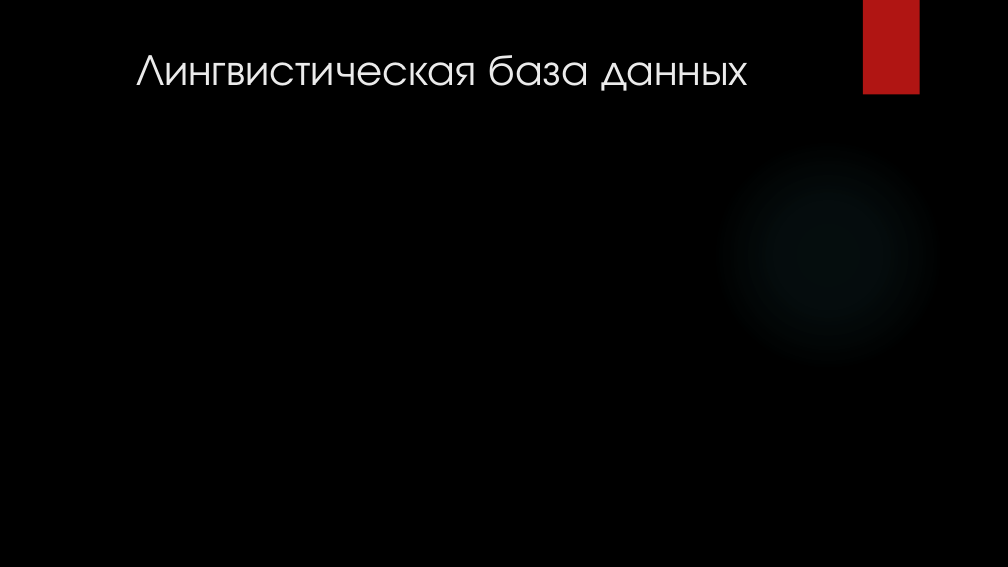
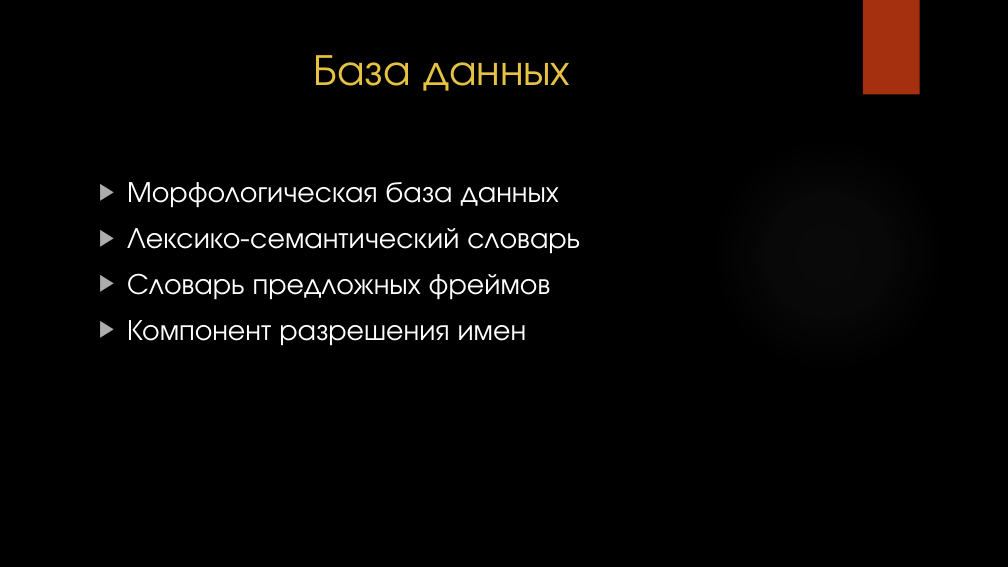
Before and after one commit to docNemo/diplom, a slide deck: slide 9 of Презентация/Принципы проектирования СОЕЯ интерфейсов.pptx. Drawn at 1008x567 pixels with LibreOffice and Linux fonts; fonts in the diff are those of the drawing; background and template pictures are left out. Boxes give left, top, right and bottom in pixels: in the first picture for what was removed or moved away, otherwise in the second. Text is boxed around its words. In the diff, an @@ line names an element or a change of style, - is before the commit and + after.

```diff
--- a/Презентация/Принципы проектирования СОЕЯ интерфейсов.pptx
+++ b/Презентация/Принципы проектирования СОЕЯ интерфейсов.pptx
@@ rectangle at <box>863,0,920,95</box>: fill #B01513 to #A5300F @@
@@ title at <box>314,55,570,91</box>: text changed; text colour #EBEBEB to #E5C243 @@
-Лингвистическая база данных
+База данных
@@ text added at <box>127,182,580,346</box>, 28 pt, text #FFFFFF @@
+▶ Морфологическая база данных
+▶ Лексико-семантический словарь
+▶ Словарь предложных фреймов
+▶ Компонент разрешения имен
```
Also in this commit, not shown: 21 other slides changed, 6 slides added, 5 slides removed, 15 other files.
